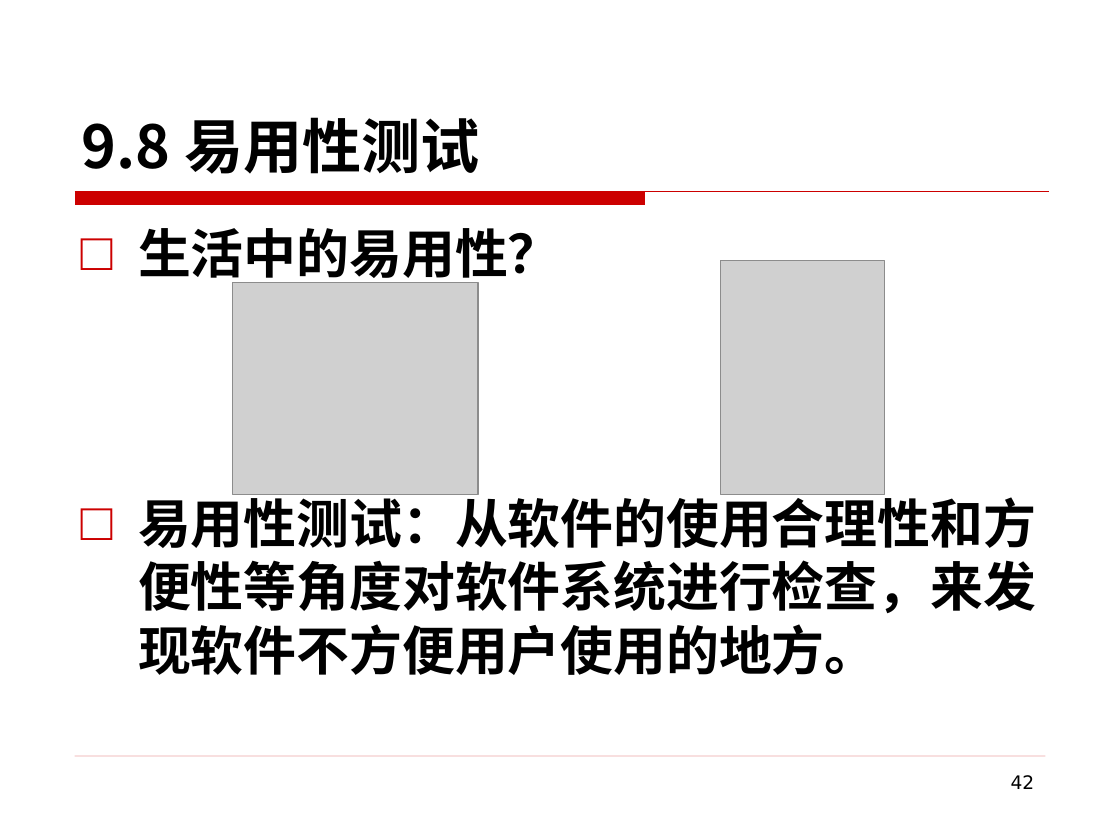
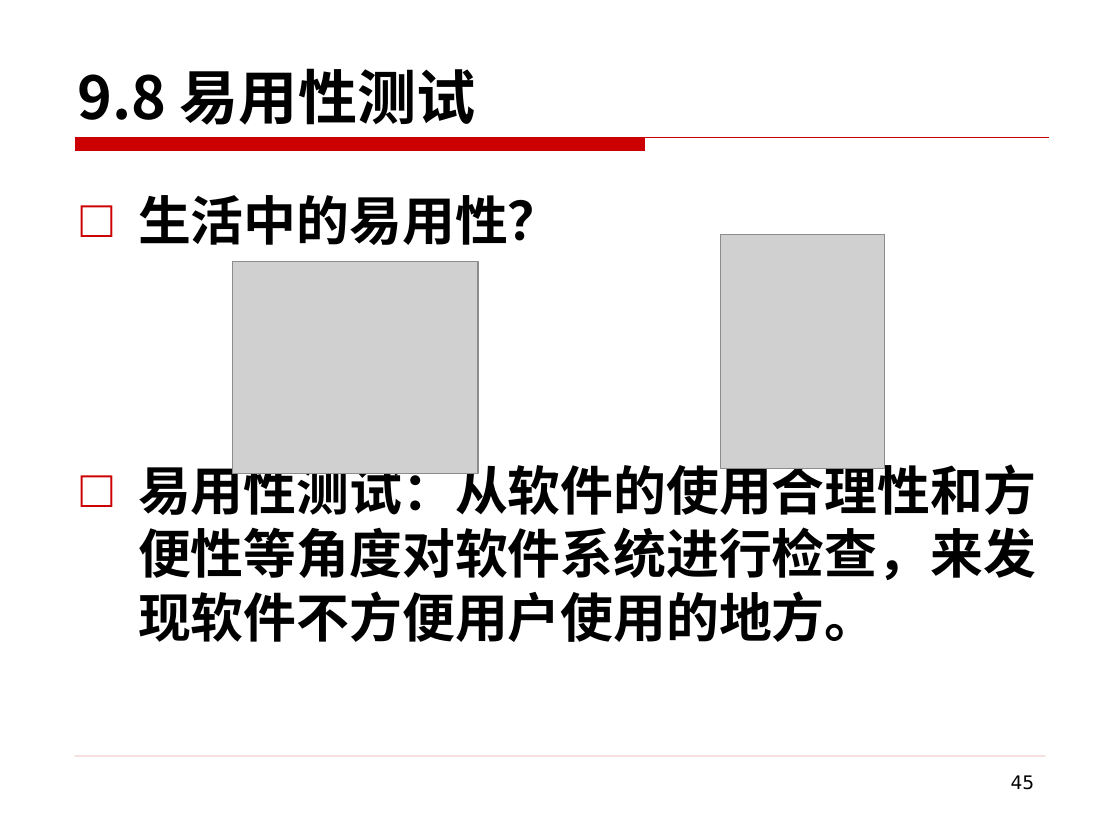
Before and after one commit to edu2act/course-foundation-software-tesing, a slide deck: slide 45 of PPT/第三部分 软件测试应用/9 系统测试.pptx (slide 42 before the commit). Drawn at 1120x840 pixels with LibreOffice and Linux fonts; fonts in the diff are those of the drawing; grey boxes stand for pictures; background and template pictures are left out. Boxes give left, top, right and bottom in pixels: in the first picture for what was removed or moved away, otherwise in the second. Text is boxed around its words. In the diff, an @@ line names an element or a change of style, - is before the commit and + after.

Commit message:
系统测试

```diff
--- a/PPT/第三部分 软件测试应用/9 系统测试.pptx
+++ b/PPT/第三部分 软件测试应用/9 系统测试.pptx
@@ title "9.8 易用性测试": place and size @@
-title "9.8 易用性测试" at box(82, 117, 480, 174)
+title "9.8 易用性测试" at box(77, 68, 476, 125)
@@ freeform shape: place and size @@
-freeform shape at box(75, 192, 1049, 205)
+freeform shape at box(75, 138, 1049, 151)
@@ text "生活中的易用性？": place and size @@
-text "生活中的易用性？" at box(138, 228, 1036, 675)
+text "生活中的易用性？" at box(138, 195, 1036, 642)
@@ picture: place and size @@
-picture at box(720, 261, 885, 495)
+picture at box(720, 235, 885, 469)
@@ picture: place and size @@
-picture at box(233, 282, 478, 494)
+picture at box(233, 261, 478, 473)
@@ page number at box(1011, 775, 1035, 790): text changed @@
-42
+45
```
Also in this commit, not shown: 43 other slides changed, 3 slides added, 7 other files.
